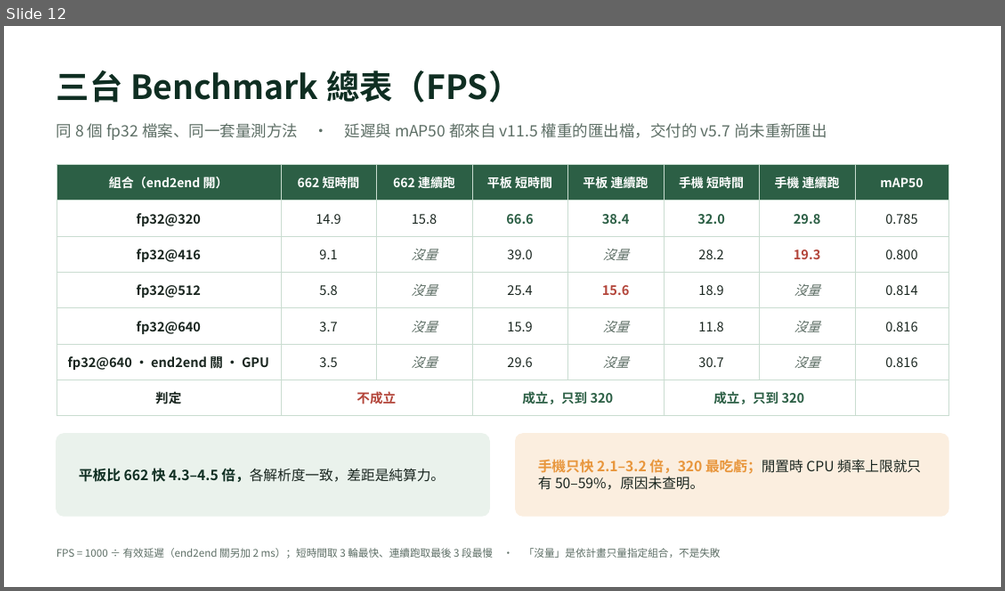
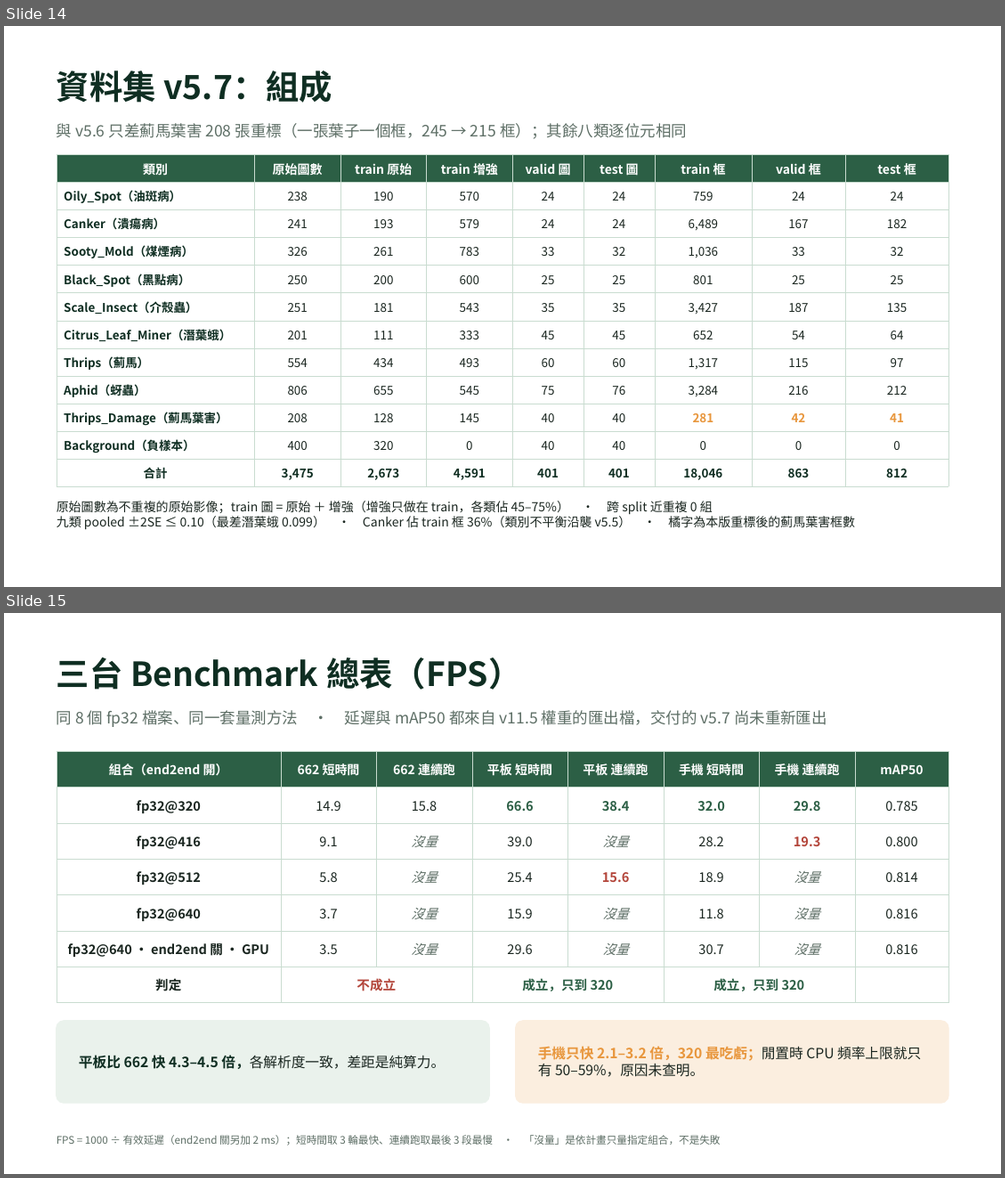
Before and after one commit to OneLeaf-dx/detection, a slide deck: docs/v12.3_簡報_口頭報告.pptx. Shown one above the other, each under a label of ours: slide 12 before the commit, slides 14 and 15 after it. The pictures are 1005x591 and 1005x1178 pixels, drawn with LibreOffice and Linux fonts; fonts in the diff are those of the drawing. Boxes give left, top, right and bottom in pixels: in the first picture for what was removed or moved away, otherwise in the second. Text is boxed around its words. In the diff, an @@ line names an element or a change of style, - is before the commit and + after.

```diff
--- a/docs/v12.3_簡報_口頭報告.pptx
+++ b/docs/v12.3_簡報_口頭報告.pptx
@@ slide 14 added at [4, 26, 1001, 587], background #FFFFFF @@
@@ text added at [57, 70, 332, 103], 32 pt, text #0F2E22, bold @@
+資料集 v5.7：組成
@@ text added at [57, 123, 687, 139], 15 pt, text #5E6F66 @@
+與 v5.6 只差薊馬葉害 208 張重標（一張葉子一個框，245 → 215 框）；其餘八類逐位元相同
@@ table added at [57, 155, 948, 483], 12 rows, 9 columns @@
+類別 | 原始圖數 | train 原始 | train 增強 | valid 圖 | test 圖 | train 框 | valid 框 | test 框
+Oily_Spot（油斑病） | 238 | 190 | 570 | 24 | 24 | 759 | 24 | 24
+Canker（潰瘍病） | 241 | 193 | 579 | 24 | 24 | 6,489 | 167 | 182
+Sooty_Mold（煤煙病） | 326 | 261 | 783 | 33 | 32 | 1,036 | 33 | 32
+Black_Spot（黑點病） | 250 | 200 | 600 | 25 | 25 | 801 | 25 | 25
+Scale_Insect（介殼蟲） | 251 | 181 | 543 | 35 | 35 | 3,427 | 187 | 135
+Citrus_Leaf_Miner（潛葉蛾） | 201 | 111 | 333 | 45 | 45 | 652 | 54 | 64
+Thrips（薊馬） | 554 | 434 | 493 | 60 | 60 | 1,317 | 115 | 97
+Aphid（蚜蟲） | 806 | 655 | 545 | 75 | 76 | 3,284 | 216 | 212
+Thrips_Damage（薊馬葉害） | 208 | 128 | 145 | 40 | 40 | 281 | 42 | 41
+Background（負樣本） | 400 | 320 | 0 | 40 | 40 | 0 | 0 | 0
+合計 | 3,475 | 2,673 | 4,591 | 401 | 401 | 18,046 | 863 | 812
@@ text added at [57, 499, 855, 530], 12 pt, text #1A2620 @@
+原始圖數為不重複的原始影像；train 圖 = 原始 ＋ 增強（增強只做在 train，各類佔 45–75%） · 跨 split 近重複 0 組
+九類 pooled ±2SE ≤ 0.10（最差潛葉蛾 0.099） · Canker 佔 train 框 36%（類別不平衡沿襲 v5.5） · 橘字為本版重標後的薊馬葉害框數
@@ what was slide 12 is now slide 15 @@
```
Also in this commit, not shown: 2 slides changed, 2 other slides added, 3 other files.
